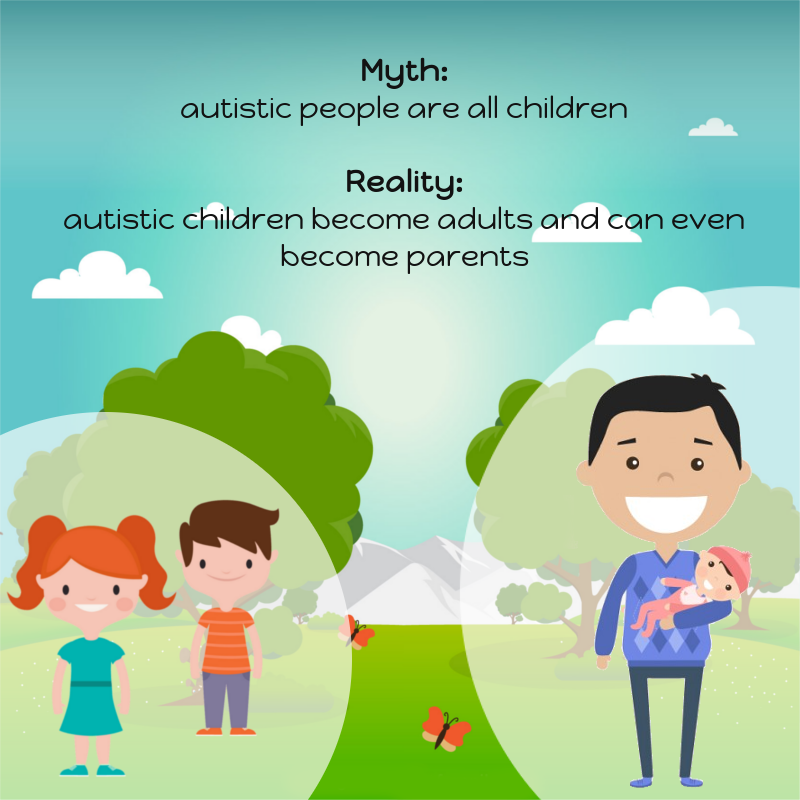
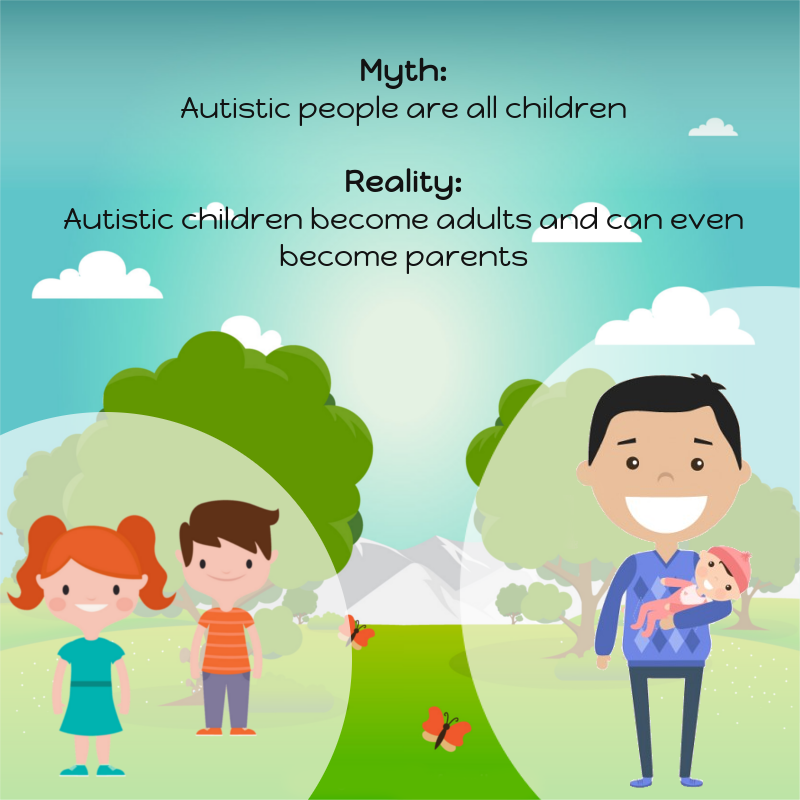
Layered file, before and after one edit (800 x 800). Changes by layer:
painted on "Myth: ..." over [64, 57, 744, 274]
